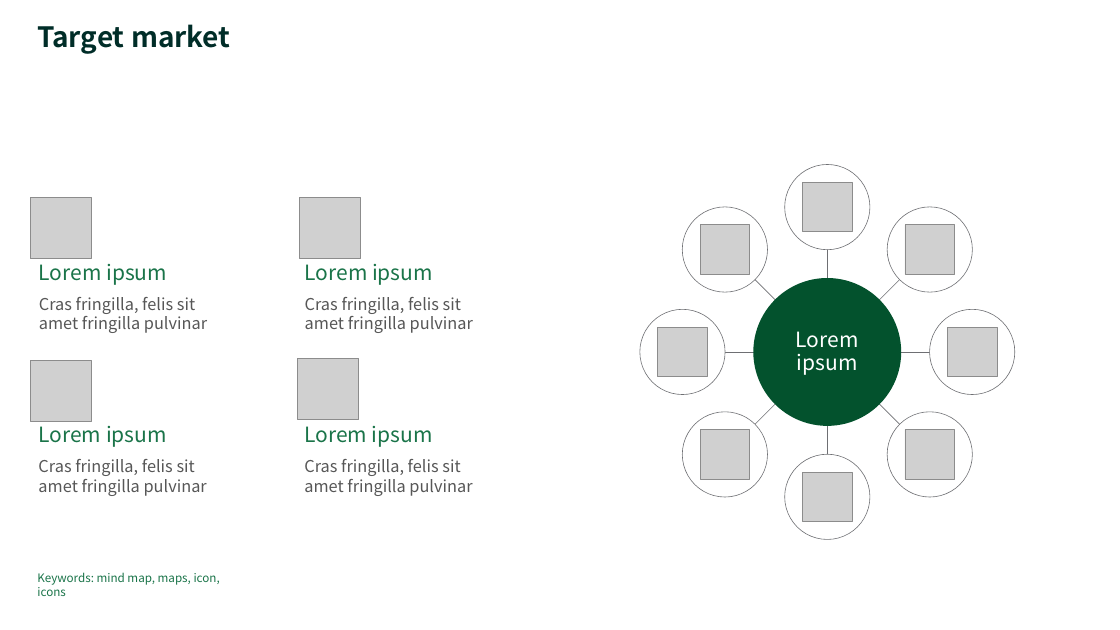
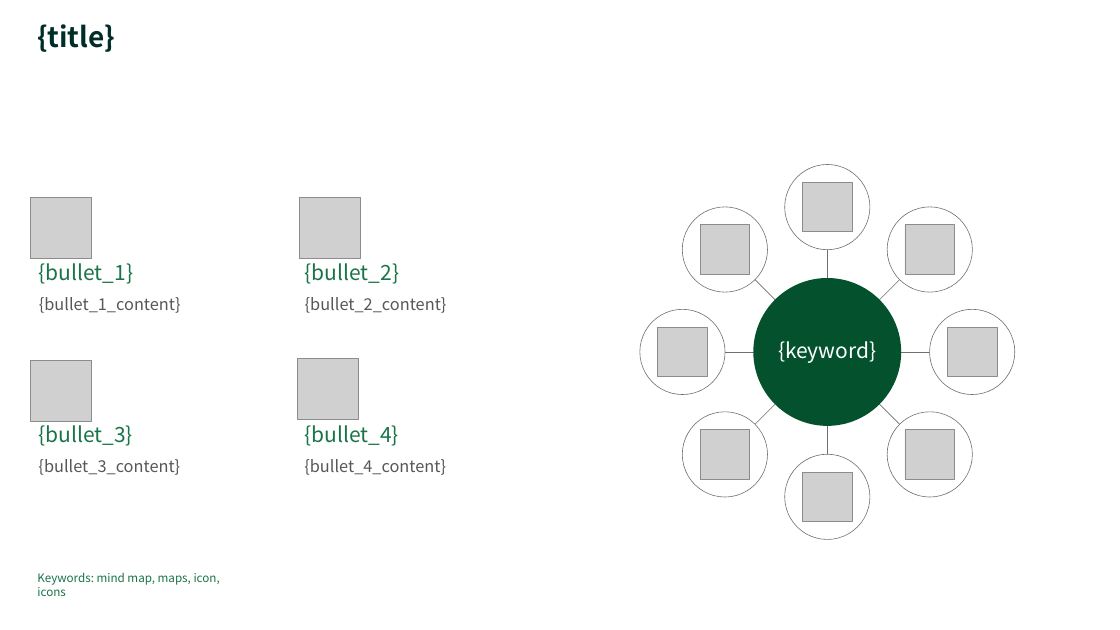
Before and after one commit to set718/PPT-Agent, a slide deck: slide 1 of templates/ppt_template/split_presentations_51.pptx. Drawn at 1120x630 pixels with LibreOffice and Linux fonts; fonts in the diff are those of the drawing; grey boxes stand for pictures. Boxes give left, top, right and bottom in pixels: in the first picture for what was removed or moved away, otherwise in the second. Text is boxed around its words. In the diff, an @@ line names an element or a change of style, - is before the commit and + after.

```diff
--- a/templates/ppt_template/split_presentations_51.pptx
+++ b/templates/ppt_template/split_presentations_51.pptx
@@ title at [37, 24, 115, 52]: text changed @@
-Target market
+{title}
@@ text at [39, 263, 133, 284]: text changed @@
-Lorem ipsum
+{bullet_1}
@@ text at [305, 263, 399, 284]: text changed @@
-Lorem ipsum
+{bullet_2}
@@ text at [39, 297, 181, 313]: text changed @@
-Cras fringilla, felis sit amet fringilla pulvinar
+{bullet_1_content}
@@ text at [305, 297, 447, 313]: text changed @@
-Cras fringilla, felis sit amet fringilla pulvinar
+{bullet_2_content}
@@ text in ellipse at [778, 341, 876, 363]: text changed @@
-Lorem
-ipsum
+{keyword}
@@ text at [38, 425, 132, 446]: text changed @@
-Lorem ipsum
+{bullet_3}
@@ text at [304, 425, 398, 446]: text changed @@
-Lorem ipsum
+{bullet_4}
@@ text at [38, 459, 180, 475]: text changed @@
-Cras fringilla, felis sit amet fringilla pulvinar
+{bullet_3_content}
@@ text at [304, 459, 446, 475]: text changed @@
-Cras fringilla, felis sit amet fringilla pulvinar
+{bullet_4_content}
```
Also in this commit, not shown: 53 other files.
